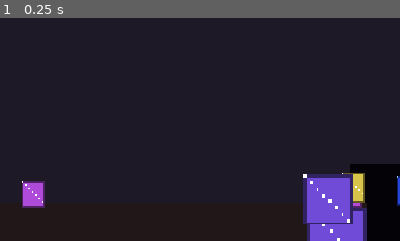
Above: before the commit, frame 1.
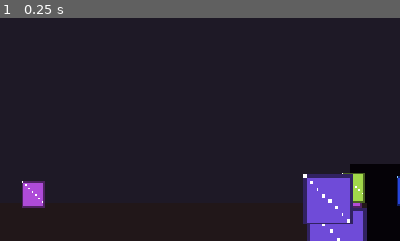
Above: after the commit, the same moment.

Repository: Eruldin/Honor-Meselesi
Game: Godot game, scene res://src/levels/ch1/Ch1.tscn
The game is run twice, just before and just after one commit, with the same random seed, the same clock (stepped at 60 frames per second) and the same inputs. This scene is started directly instead of the project's main scene.
Inputs:
- Up to frame 1 (0.25 s): no input
The pictures show only the part of the screen within x 50-100%, y 50-100%; the shares and areas given below are measured in that part.

The runs differ from the first frame. In frame 1, 0.3% of the frame differs, in the area x 88-91%, y 69-83%.

Commit message:
Gizli oda odulu: LootChest (prop/chest) + kalp piktogrami + final boss muzigi
Co-Authored-By: Devin AI <158243242+devin-ai-integration[bot]@users.noreply.github.com>

Diff:
--- a/src/levels/ch1/ch1.gd
+++ b/src/levels/ch1/ch1.gd
@@ -260,6 +260,13 @@
 			sp.scale = Vector2(0.55, 0.55)
 			sp.position.y = -11
 			sp.modulate = Color(1.0, 0.85, 0.6)
+
+
+## Gizli oda odulu — vurunca acilan sandik (tam iyilesme).
+func _add_chest(x: float, ground_y: float) -> void:
+	var ch := LootChest.new()
+	ch.global_position = Vector2(x, ground_y - 8)
+	add_child(ch)
 
 
 func _build_terrain() -> void:
@@ -631,6 +638,7 @@
 		0.7, Color(0.7, 0.8, 1.0))
 	# Gizli rest point — kuyu gizli odasinin dibinde
 	_add_rest(pit_x + 4, &"ch1_well_secret")
+	_add_chest(pit_x + 48, pit_floor)
 
 	# === OGRETICI TABELALAR ===
 	_add_sign(Vector2(150, FLOOR_Y), &"move")      # A/D oku
@@ -661,6 +669,7 @@
 	_add_deco_ground(&"terrain/cave_shroom", 3140.0, FLOOR_Y + 140.0, 0.8,
 		Color(0.8, 0.4, 0.9))
 	_add_rest(3170.0, &"ch1_cave_secret", FLOOR_Y + 140.0 - 4)
+	_add_chest(3250.0, FLOOR_Y + 140.0)
 
 	# === GECIT DEKORU — harabe mezarlik yolu ===
 	# Oluler diyari hissi: mezar taslari, kuru agaclar, kapi nobetcisi heykelleri
@@ -681,6 +690,7 @@
 	_add_deco_ground(&"prop/statue", 3870, decor_crypt_y, 0.7, Color(0.4, 0.4, 0.5))
 	_add_deco_ground(&"prop/grave_3", 3670, decor_crypt_y, 0.85, Color(0.6, 0.5, 0.5))
 	_add_rest(3900, &"ch1_gate_secret", decor_crypt_y - 4)
+	_add_chest(3940, decor_crypt_y)
 
 	# Ust Rota Dekoru (yosun, heykel kiriklari vb)
 	_add_deco(&"prop/moss", Vector2(3650, 148), 0.7, Color(0.5, 0.45, 0.4))
--- a/src/levels/ch7/ch7.gd
+++ b/src/levels/ch7/ch7.gd
@@ -101,6 +101,7 @@
 	add_child(boss)
 	boss.defeated.connect(_on_boss_defeated, CONNECT_ONE_SHOT)
 	boss.activate()
+	AudioManager.play_music(&"music/final_boss")
 
 
 func _run_intro() -> void:
--- /dev/null
+++ b/src/levels/props/loot_chest.gd
@@ -0,0 +1,38 @@
+class_name LootChest
+extends Node2D
+## Vurunca acilan odul sandigi: oyuncuyu tam iyilestirir, tek kullanimlik.
+## Kelimesiz odul isareti — gizli odalarda durur; vurusla kapagi acilir.
+
+var _opened := false
+var _sprite: Sprite2D
+
+
+func _ready() -> void:
+	_sprite = Sprite2D.new()
+	_sprite.texture = AssetLoader.texture(&"prop/chest", Vector2i(20, 16))
+	add_child(_sprite)
+	var hb := Hurtbox.new()
+	hb.pogoable = true
+	add_child(hb)
+	hb.hit_received.connect(_on_hit)
+
+
+## Hurtbox sahibi olarak hasar almaz; vurus sadece acma tetigidir.
+func take_damage(_info: DamageInfo) -> void:
+	pass
+
+
+func _on_hit(_info: DamageInfo) -> void:
+	if _opened:
+		return
+	_opened = true
+	_sprite.modulate = Color(1.4, 1.2, 0.7)
+	var tw := _sprite.create_tween()
+	tw.tween_property(_sprite, "scale", Vector2(1.15, 0.85), 0.12)
+	tw.tween_property(_sprite, "scale", Vector2.ONE, 0.18)
+	var p := get_tree().get_first_node_in_group(&"player")
+	if p != null:
+		p.health.reset()
+		Pictogram.show_on(p, &"heart", 1.2, Vector2(0, -26))
+	FX.spark(global_position + Vector2(0, -6))
+	AudioManager.play_sfx(&"sfx/checkpoint", global_position)
--- a/src/ui/pictogram.gd
+++ b/src/ui/pictogram.gd
@@ -82,6 +82,12 @@
 		&"dots":  # dusunce
 			for i in 3:
 				draw_circle(Vector2(-5 + i * 5, 0), 1.4, c)
+		&"heart":  # can — iyilesme/odul anlari
+			var hc := Color(0.85, 0.25, 0.35)
+			draw_circle(Vector2(-1.6, -1.5), 1.8, hc)
+			draw_circle(Vector2(1.6, -1.5), 1.8, hc)
+			draw_colored_polygon(PackedVector2Array([
+				Vector2(-3.4, -0.8), Vector2(3.4, -0.8), Vector2(0, 4.2)]), hc)
 		&"jump":  # cift ok yukari (piksel sicramasi)
 			draw_polyline(PackedVector2Array([
 				Vector2(-4, -1), Vector2(0, -5), Vector2(4, -1)]), c, 1.8)
Not shown, added: src/levels/props/loot_chest.gd.uid
